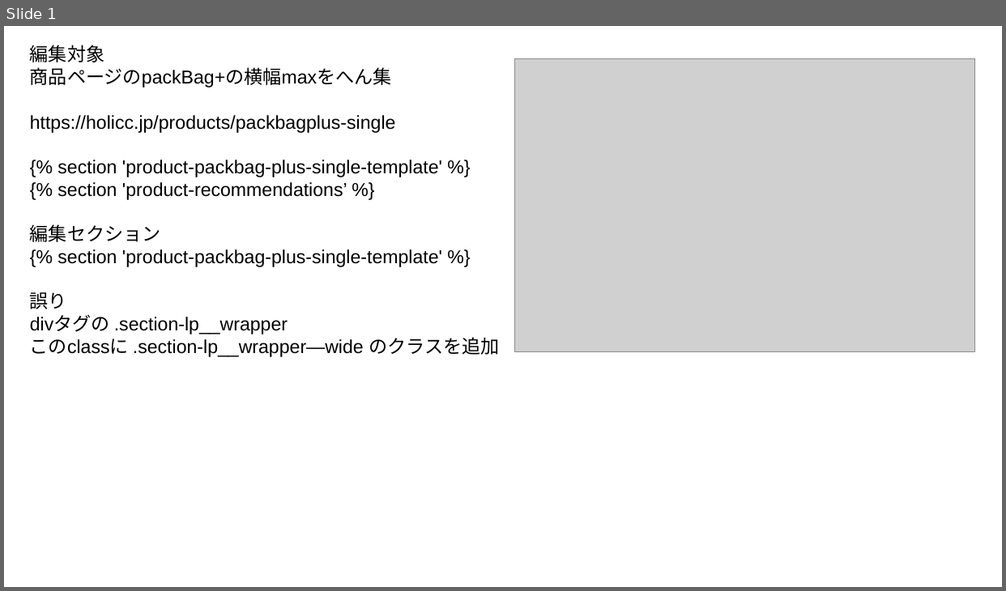
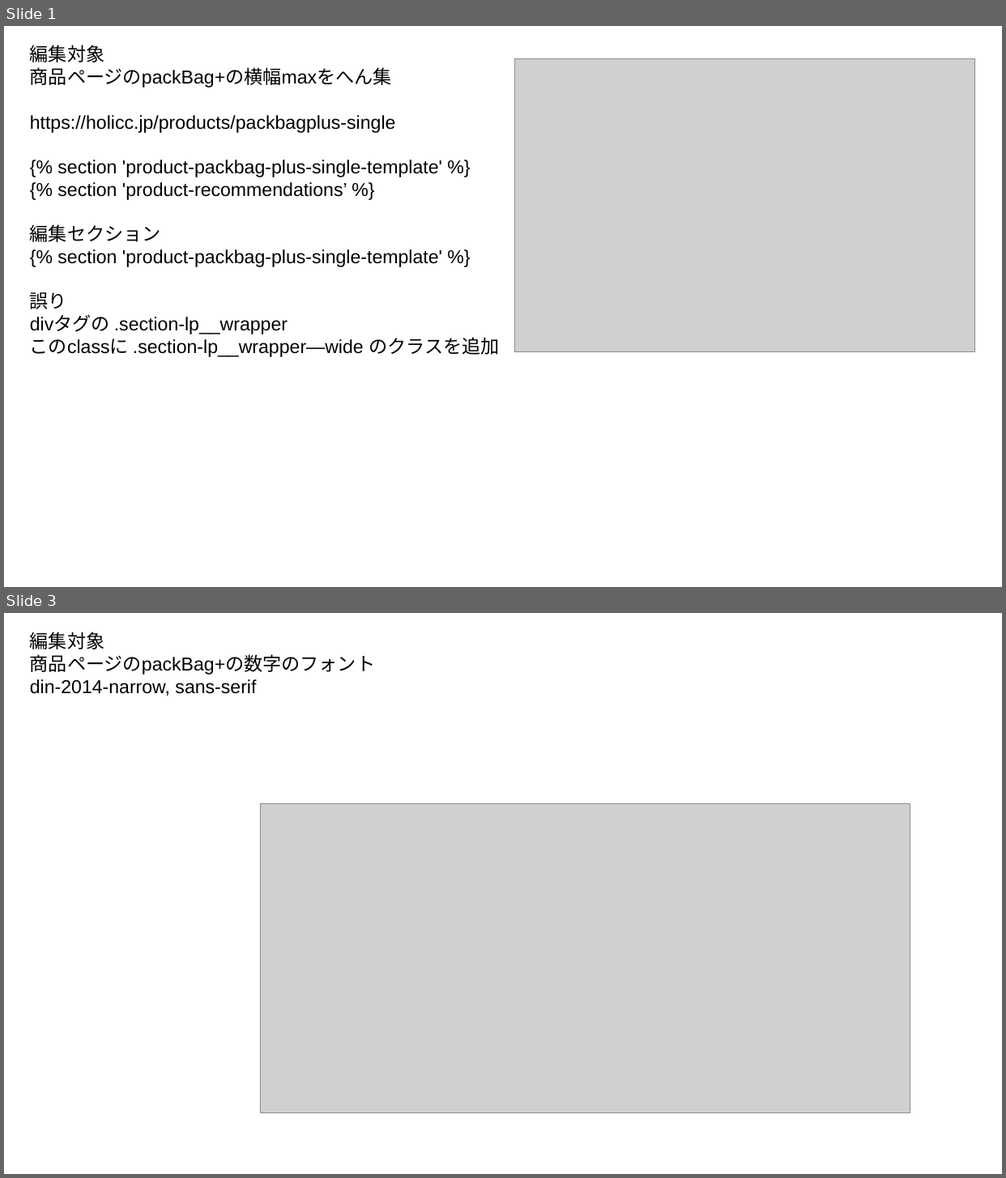
Before and after one commit to KOSUKE-SHIGEI/HOLICC-SHOP2, a slide deck: 作業メモ.pptx. Shown one above the other, each under a label of ours: slide 1 before the commit, slides 1 and 3 after it; the slides between them are not shown. The pictures are 1006x591 and 1006x1178 pixels, drawn with LibreOffice and Linux fonts; fonts in the diff are those of the drawing; grey boxes stand for pictures. Boxes give left, top, right and bottom in pixels: in the first picture for what was removed or moved away, otherwise in the second. Text is boxed around its words. In the diff, an @@ line names an element or a change of style, - is before the commit and + after.

```diff
--- a/作業メモ.pptx
+++ b/作業メモ.pptx
@@ slide 3 added at <box>4,613,1002,1174</box>, background #FFFFFF @@
@@ text added at <box>30,632,375,696</box>, 18 pt, text #000000 @@
+編集対象
+商品ページのpackBag+の数字のフォント
+din-2014-narrow, sans-serif
@@ picture added at <box>260,804,910,1113</box> @@
```
Also in this commit, not shown: 3 other slides added, 4 other files.
